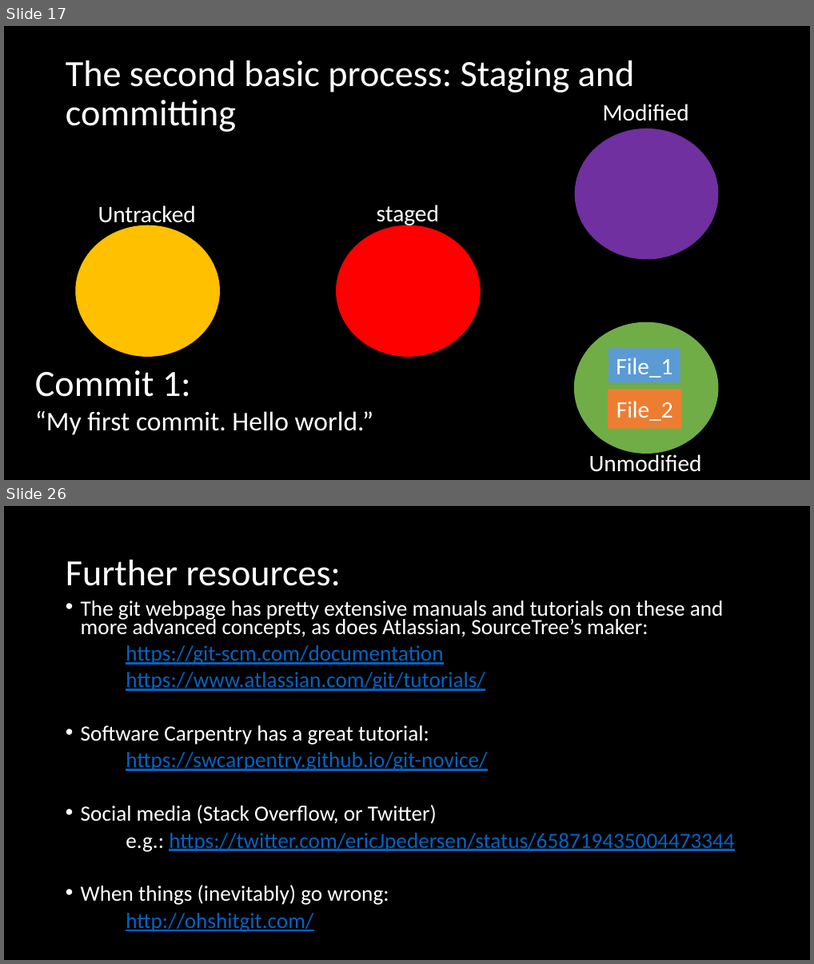
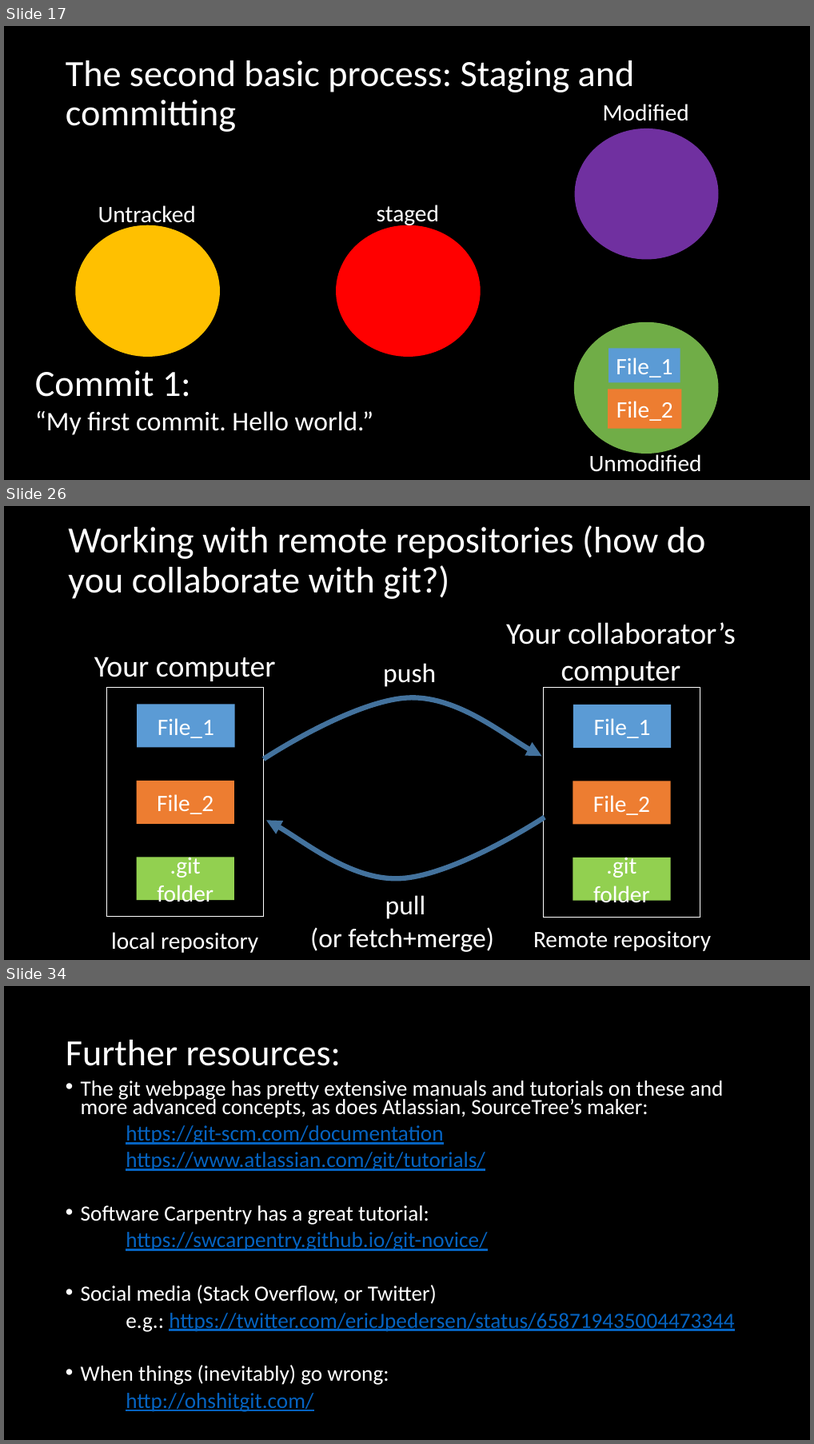
Before and after one commit to adsmithca/DFO_R_workshops, a slide deck: dfo_git_workshop/Using version control.pptx. Shown one above the other, each under a label of ours: slides 17 and 26 before the commit, slides 17, 26 and 34 after it; the slides between them are not shown. The pictures are 814x964 and 814x1444 pixels, drawn with LibreOffice and Linux fonts; fonts in the diff are those of the drawing. Boxes give left, top, right and bottom in pixels: in the first picture for what was removed or moved away, otherwise in the second. Text is boxed around its words. In the diff, an @@ line names an element or a change of style, - is before the commit and + after.

```diff
--- a/dfo_git_workshop/Using version control.pptx
+++ b/dfo_git_workshop/Using version control.pptx
@@ slide 26 added at box(4, 506, 810, 960), background #000000 @@
@@ title added at box(68, 525, 706, 599), 44 pt, text #FFFFFF @@
+Working with remote repositories (how do you collaborate with git?)
@@ text added at box(506, 622, 736, 688), 36 pt, text #FFFFFF @@
+Your collaborator’s
+computer
@@ text added at box(94, 656, 276, 681), 36 pt, text #FFFFFF @@
+Your computer
@@ text added at box(383, 663, 436, 687), 32 pt, text #FFFFFF @@
+push
@@ freeform shape added at box(263, 698, 542, 759), outline #43739E 6 pt @@
@@ freeform shape added at box(266, 817, 545, 878), outline #43739E 6 pt @@
@@ group added at box(107, 687, 264, 916): 4 rectangles @@
+File_1
+File_2
+.git folder
@@ group added at box(544, 688, 700, 916): 4 rectangles @@
+File_1
+File_2
+.git folder
@@ text added at box(310, 895, 494, 952), 32 pt, text #FFFFFF @@
+pull
+(or fetch+merge)
@@ text added at box(111, 932, 258, 952), 28 pt, text #FFFFFF @@
+local repository
@@ text added at box(534, 931, 711, 951), 28 pt, text #FFFFFF @@
+Remote repository
@@ what was slide 26 is now slide 34 @@
```
Also in this commit, not shown: 7 slides changed, 14 other slides added, 7 slides removed, 7 other files.
